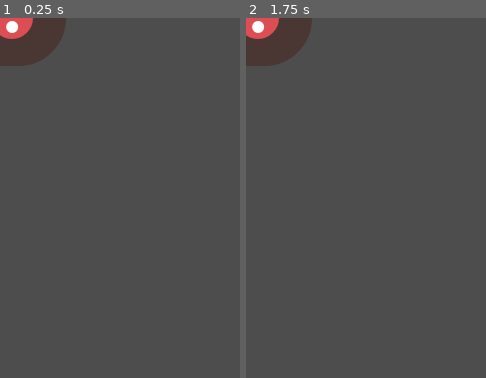
Above: before the commit, frames 1-2 (left to right).
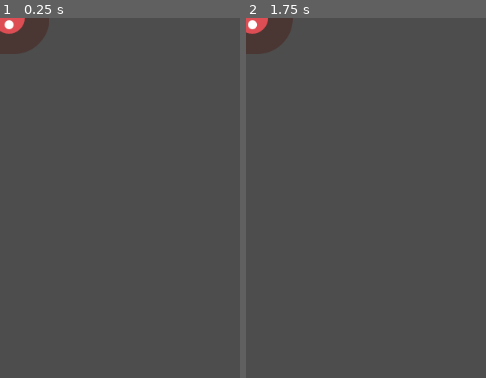
Above: after the commit, the same moments.

Repository: gray-king/godot-test
Game: Godot game, scene res://mob.tscn
The game is run twice, just before and just after one commit, with the same random seed, the same clock (stepped at 60 frames per second) and the same inputs. The project has no main scene, so this scene is started directly.
Inputs:
- Up to frame 1 (0.25 s): no input
- Up to frame 2 (1.75 s): hold Right (move_right) 0.53-1.28 s; tap Enter at 1.25 s; hold Down (move_down) from 1.28 s (still down)
The pictures show only the part of the screen within x 0-50%, y 0-50%; the shares and areas given below are measured in that part.

The runs differ from the first frame. In frame 1, 1.7% of the frame differs, in the area x 0-28%, y 0-14%; in frame 2, 1.9%.

Commit message:
main node made

Diff:
--- /dev/null
+++ b/main.tscn
@@ -0,0 +1,19 @@
+[gd_scene load_steps=2 format=3 uid="uid://b7fd61gk3a6f0"]
+
+[ext_resource type="PackedScene" uid="uid://cwsihyyenhojx" path="res://player.tscn" id="1_ig7tw"]
+
+[node name="Main" type="Node"]
+
+[node name="Player" parent="." instance=ExtResource("1_ig7tw")]
+
+[node name="MobTimer" type="Timer" parent="."]
+wait_time = 0.5
+
+[node name="ScoreTimer" type="Timer" parent="."]
+
+[node name="StartTimer" type="Timer" parent="."]
+wait_time = 2.0
+one_shot = true
+
+[node name="StartPosition" type="Marker2D" parent="."]
+position = Vector2(240, 450)
--- /dev/null
+++ b/mob.gd
@@ -0,0 +1,16 @@
+extends RigidBody2D
+
+# Called when the node enters the scene tree for the first time.
+func _ready() -> void:
+	# randomly choose one of the three animation types
+	var mob_types = Array($AnimatedSprite2D.sprite_frames.get_animation_names())
+	$AnimatedSprite2D.animation = mob_types.pick_random()
+
+	$AnimatedSprite2D.play()
+
+# Called every frame. 'delta' is the elapsed time since the previous frame.
+func _process(delta: float) -> void:
+	pass
+
+func _on_visible_on_screen_notifier_2d_screen_exited() -> void:
+	queue_free() # deletes node at end of frame
--- a/mob.tscn
+++ b/mob.tscn
@@ -1,5 +1,6 @@
-[gd_scene load_steps=8 format=3 uid="uid://kjnh38tlt36l"]
+[gd_scene load_steps=10 format=3 uid="uid://kjnh38tlt36l"]
 
+[ext_resource type="Script" uid="uid://8lknfbqml5g4" path="res://mob.gd" id="1_1qmh0"]
 [ext_resource type="Texture2D" uid="uid://csl48i6avd5cq" path="res://art/enemyFlyingAlt_1.png" id="1_b3mxk"]
 [ext_resource type="Texture2D" uid="uid://bvd5pneabba2t" path="res://art/enemyFlyingAlt_2.png" id="2_1qmh0"]
 [ext_resource type="Texture2D" uid="uid://d2jjen50v40uk" path="res://art/enemySwimming_1.png" id="3_gfurk"]
@@ -18,7 +19,7 @@
 }],
 "loop": true,
 "name": &"fly",
-"speed": 5.0
+"speed": 3.0
 }, {
 "frames": [{
 "duration": 1.0,
@@ -29,7 +30,7 @@
 }],
 "loop": true,
 "name": &"swim",
-"speed": 5.0
+"speed": 3.0
 }, {
 "frames": [{
 "duration": 1.0,
@@ -40,18 +41,29 @@
 }],
 "loop": true,
 "name": &"walk",
-"speed": 5.0
+"speed": 3.0
 }]
+
+[sub_resource type="CapsuleShape2D" id="CapsuleShape2D_b3mxk"]
+radius = 36.0
+height = 100.0
 
 [node name="Mob" type="RigidBody2D"]
 collision_mask = 0
 gravity_scale = 0.0
+script = ExtResource("1_1qmh0")
 metadata/_edit_group_ = true
 
 [node name="AnimatedSprite2D" type="AnimatedSprite2D" parent="."]
+scale = Vector2(0.75, 0.75)
 sprite_frames = SubResource("SpriteFrames_pcqmr")
 animation = &"walk"
+frame_progress = 0.20356299
 
 [node name="CollisionShape2D" type="CollisionShape2D" parent="."]
+rotation = 1.5707964
+shape = SubResource("CapsuleShape2D_b3mxk")
 
 [node name="VisibleOnScreenNotifier2D" type="VisibleOnScreenNotifier2D" parent="."]
+
+[connection signal="screen_exited" from="VisibleOnScreenNotifier2D" to="." method="_on_visible_on_screen_notifier_2d_screen_exited"]
Not shown, added: mob.gd.uid
